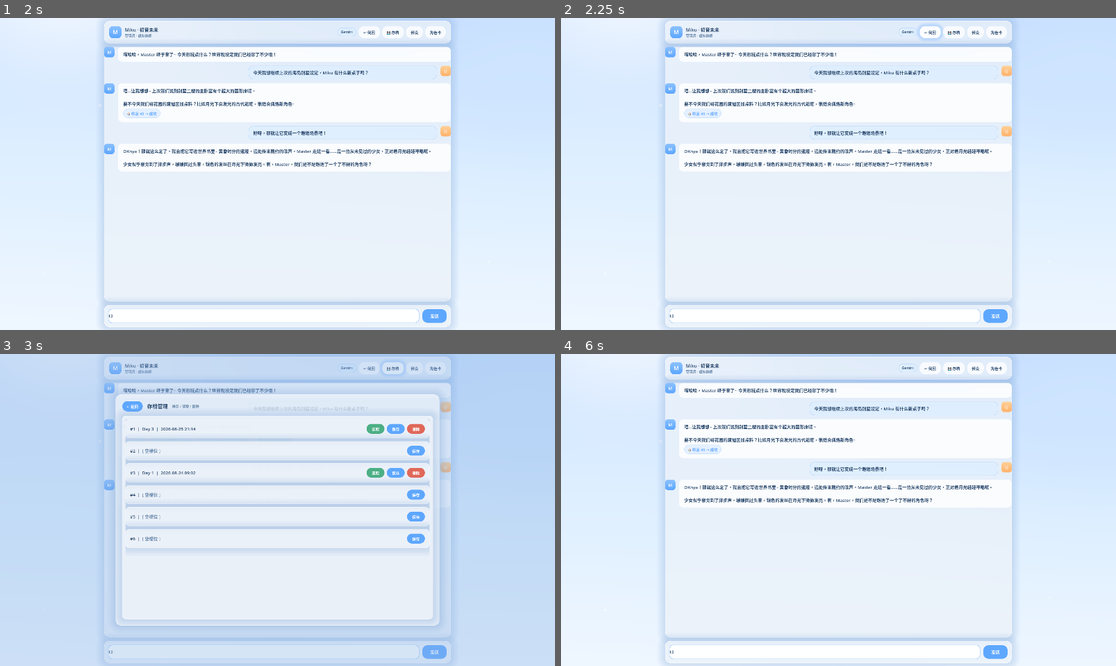
Above: before the commit, frames 1-4 (two rows, left to right).
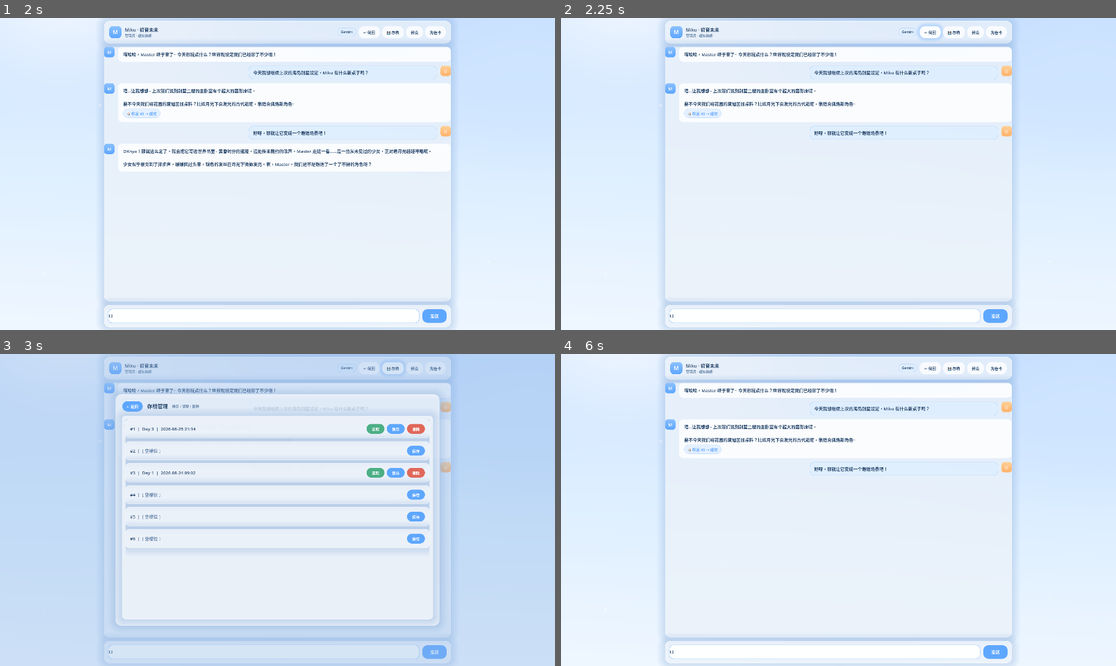
Above: after the commit, the same moments.

Repository: maru044/godot-llm-client
Game: Godot game, scene res://scenes/main.tscn
The game is run twice, just before and just after one commit, with the same random seed, the same clock (stepped at 60 frames per second) and the same inputs.
Inputs (mouse positions are in pixels of both pictures, inside the frame that each line leads up to):
- Up to frame 1 (2 s): click "开始游戏" at 0.5 s; click (266, 317) at 1.27 s; type "12" at 1.35 s
- Up to frame 2 (2.25 s): click "↩ 倒回" at 2 s
- Up to frame 3 (3 s): click "💾 存档" at 2.75 s
- Up to frame 4 (6 s): click "预设" at 3.5 s; click "角色卡" at 4.25 s; click "发送" at 5 s; click "← 返回" at 5.75 s

Frame 1 is identical in both runs. In frame 2, 0.8% of the frame differs, in the area x 18-78%, y 40-48%; in frame 3, less than 0.1%; in frame 4, 0.8%.

Commit message:
feat: 阶段4 - 修复三大 Bug(F1倒回/F2干净发送/F3错误可见性)

Diff:
--- a/scripts/LLMClient.gd
+++ b/scripts/LLMClient.gd
@@ -56,19 +56,34 @@
 	_chat_history.clear()
 
 
+## 倒回：移除最后一个用户轮次，包括其 assistant 回复及可能附带的 tool 消息。
+## 返回被倒回的那条用户原始文本（供 UI 回填输入框）。返回空串表示无可回退。
 func rollback_history() -> String:
-	if _chat_history.size() > 0 and _chat_history.back().get("role") == "assistant":
-		_chat_history.pop_back()
-
-	if _chat_history.size() > 0 and _chat_history.back().get("role") == "user":
-		var user_msg = _chat_history.pop_back()
-		var txt = user_msg.get("content", "")
-		var prefix_idx = txt.find("：")
-		if prefix_idx != -1:
-			txt = txt.substr(prefix_idx + 1)
-		txt = txt.replace("} ｝", "").strip_edges()
-		return txt
-	return ""
+	var rolled_user_text := ""
+
+	# 从末尾往回走，直到遇到并移除一条 user 消息
+	while _chat_history.size() > 0:
+		var last = _chat_history.back()
+		var role = last.get("role", "")
+
+		if role == "user":
+			# 找到用户轮次，取出其原始文本后移除
+			var txt = last.get("content", "")
+			var prefix_idx = txt.find("：")
+			if prefix_idx != -1:
+				txt = txt.substr(prefix_idx + 1)
+			txt = txt.replace("} ｝", "").strip_edges()
+			rolled_user_text = txt
+			_chat_history.pop_back()
+			break
+		elif role in ["assistant", "tool"]:
+			# assistant 及其伴随的 tool 消息一并移除
+			_chat_history.pop_back()
+		else:
+			# system 等其他消息遇到则停止（避免误删设定）
+			break
+
+	return rolled_user_text
 
 
 func inject_system_message(content: String) -> void:
@@ -88,10 +103,39 @@
 		print("[LLMClient] 已清理故障轮次数据，回到上一条用户消息")
 
 
+## F2 干净发送：发送前扫描历史是否有"上一轮异常中断"的脏数据，只清孤立残留。
+## 正常状态：末尾是 user（完成轮次）或纯文本 assistant（倒回后可重输），均不动。
+## 需清理：末尾是孤立 tool 消息 / 带 tool_calls 但未配对的 assistant / system 残留。
+func _clean_stale_history_before_send() -> void:
+	if _chat_history.size() == 0:
+		return
+	var role = _chat_history.back().get("role", "")
+
+	# 判断是否中断残留：ends_with_tool_calls 表示 assistant 声明了工具但缺配对 tool 结果
+	var is_stale := false
+	if role == "tool":
+		is_stale = true
+	elif role == "system":
+		is_stale = true
+	elif role == "assistant":
+		var last = _chat_history.back()
+		# 若末尾 assistant 带 tool_calls（等待工具结果但没下文）→ 中断残留
+		if last.has("tool_calls") and last.get("tool_calls") != null:
+			is_stale = true
+
+	if is_stale:
+		print("[LLMClient] 发送前检测到历史末尾为 [", role, "] 存在中断残留，先净化")
+		_cleanup_failed_round()
+
+
 func send_chat(user_text: String) -> void:
 	if _is_requesting:
 		print("[LLMClient] 当前请求未完成，拒绝新请求")
 		return
+
+	# F2 干净发送：发送前主动清理历史中的孤立脏数据
+	# 若上一轮中断（历史末尾非 user，如残留 tool/assistant/system），先净化
+	_clean_stale_history_before_send()
 
 	# 新的一轮对话，重置骰子缓存
 	if get_node_or_null("/root/PromptSchema"):
--- a/scripts/UIShell.gd
+++ b/scripts/UIShell.gd
@@ -192,7 +192,7 @@
 	right.add_child(tag)
 
 	var b_rollback := UI.button("↩ 倒回", false, false, 13, 8, 16)
-	b_rollback.pressed.connect(func(): toast("（占位）倒回：回到最近一次 model 回复"))
+	b_rollback.pressed.connect(_on_rollback)
 	right.add_child(b_rollback)
 
 	var b_save := UI.button("💾 存档", false, false, 13, 8, 16)
@@ -850,6 +850,26 @@
 		_add_chat_message(_msg_box, "char", content)
 		_scroll_to_bottom()
 
+## 倒回：回退会话历史 + 清除 UI 最后一条消息 + 回填输入框
+func _on_rollback() -> void:
+	var llm = get_node_or_null("/root/LLMClient")
+	if llm == null:
+		return
+	var rolled_text = llm.rollback_history()
+	# 清除 UI 消息区最后一条消息
+	_clear_last_message()
+	# 回填输入框（若倒回成功）
+	if rolled_text != "" and _input_line:
+		_input_line.text = rolled_text
+		toast("已倒回上一轮")
+
+## 移除消息区最后一条用户/助手消息
+func _clear_last_message() -> void:
+	if _msg_box == null or _msg_box.get_child_count() == 0:
+		return
+	var last = _msg_box.get_child(_msg_box.get_child_count() - 1)
+	last.queue_free()
+
 ## 系统错误：弹出红色 Toast
 func _on_system_error(msg: String) -> void:
 	toast(msg, true)
--- /dev/null
+++ b/tools/f2_test.gd
@@ -0,0 +1,41 @@
+extends Node
+
+## 阶段4 · F2 干净发送测试：
+## 用例1：末尾孤立 tool → 应清理到上一条 user
+## 用例2：末尾纯文本 assistant（倒回后正常状态）→ 应不动（不误删）
+## 用法：--headless --scene res://tools/f2_test.tscn
+
+func _ready() -> void:
+	var llm = get_node_or_null("/root/LLMClient")
+	print("[F2] 开始干净发送测试")
+
+	# 用例1：末尾残留孤立 tool（上一轮中断）
+	llm._chat_history = [
+		{"role": "user", "content": "{[Master最新行动/语言：第一句]} ｝"},
+		{"role": "assistant", "content": "回复一"},
+		{"role": "user", "content": "{[Master最新行动/语言：第二句]} ｝"},
+		{"role": "assistant", "tool_calls": [{"id": "c1", "type": "function", "function": {"name": "write_character_file", "arguments": "{}"}}]},
+		{"role": "tool", "tool_call_id": "c1", "name": "write_character_file", "content": '{"status":"success"}'},
+	]
+	print("[F2·用例1] 发送前条数: ", llm._chat_history.size(), " 末尾: ", llm._chat_history.back().get("role"))
+	llm._clean_stale_history_before_send()
+	print("[F2·用例1] 清理后条数: ", llm._chat_history.size(), " 末尾: ", llm._chat_history.back().get("role"))
+	if llm._chat_history.size() == 3 and llm._chat_history.back().get("role") == "user":
+		print("[F2·用例1] ✅ 净化正确：回到上一条 user")
+	else:
+		print("[F2·用例1] ❌ 净化异常")
+
+	# 用例2：末尾纯文本 assistant（倒回后的正常状态，允许玩家重输）
+	llm._chat_history = [
+		{"role": "user", "content": "{[Master最新行动/语言：喊我]} ｝"},
+		{"role": "assistant", "content": "好的~"},
+	]
+	print("[F2·用例2] 发送前条数: ", llm._chat_history.size(), " 末尾: ", llm._chat_history.back().get("role"))
+	llm._clean_stale_history_before_send()
+	print("[F2·用例2] 清理后条数: ", llm._chat_history.size(), " 末尾: ", llm._chat_history.back().get("role"))
+	if llm._chat_history.size() == 2 and llm._chat_history.back().get("role") == "assistant":
+		print("[F2·用例2] ✅ 未误删：正常 assistant 收尾不动（可倒回/重输）")
+	else:
+		print("[F2·用例2] ❌ 误删了正常上下文")
+
+	get_tree().quit(0)
--- /dev/null
+++ b/tools/f2_test.tscn
@@ -0,0 +1,6 @@
+[gd_scene load_steps=2 format=3]
+
+[ext_resource type="Script" path="res://tools/f2_test.gd" id="1_f2"]
+
+[node name="F2Test" type="Node"]
+script = ExtResource("1_f2")
--- /dev/null
+++ b/tools/rollback_test.gd
@@ -0,0 +1,34 @@
+extends Node
+
+## 阶段4 · 倒回功能测试：直接构造混合历史，验证 rollback_history 能正确回退。
+## 包含 tool 消息场景。
+## 用法：--headless --scene res://tools/rollback_test.tscn
+
+func _ready() -> void:
+	var llm = get_node_or_null("/root/LLMClient")
+	print("[RB] 开始倒回测试")
+
+	# 构造一段含 tool_calls + tool 混合的历史
+	llm._chat_history = [
+		{"role": "user", "content": "{[Master最新行动/语言：喊我]} ｝"},
+		{"role": "assistant", "content": "好的", "tool_calls": [{"id": "call_1", "type": "function", "function": {"name": "write_character_file", "arguments": "{\"name\":\"A\"}"}}]},
+		{"role": "tool", "tool_call_id": "call_1", "name": "write_character_file", "content": '{"status":"success"}'},
+		{"role": "assistant", "content": "创建完成啦~"},
+		{"role": "user", "content": "{[Master最新行动/语言：再来]} ｝"},
+		{"role": "assistant", "content": "再创建B"},
+	]
+	print("[RB] 倒回前历史条数: ", llm._chat_history.size())
+
+	# 倒回一次：应移除最后 assistant "再创建B" + user "再来"
+	var rolled = llm.rollback_history()
+	print("[RB] 倒回内容: [", rolled, "]")
+	print("[RB] 倒回后历史条数: ", llm._chat_history.size())
+	print("[RB] 倒回后末尾: ", llm._chat_history.back())
+
+	# 倒回第二次：应移除 assistant "创建完成啦" + tool + assistant(含tool_calls) + user "喊我"
+	var rolled2 = llm.rollback_history()
+	print("[RB] 第二次倒回内容: [", rolled2, "]")
+	print("[RB] 第二次后历史条数: ", llm._chat_history.size(), "（应为0）")
+	print("[RB] 第二次后末尾: ", llm._chat_history.back() if llm._chat_history.size() > 0 else "空")
+
+	get_tree().quit(0)
--- /dev/null
+++ b/tools/rollback_test.tscn
@@ -0,0 +1,6 @@
+[gd_scene load_steps=2 format=3]
+
+[ext_resource type="Script" path="res://tools/rollback_test.gd" id="1_rb"]
+
+[node name="RollbackTest" type="Node"]
+script = ExtResource("1_rb")
